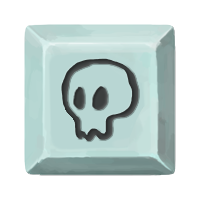
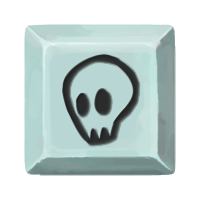
Layered file, before and after one edit (200×200). Changes by layer:
painted on "Layer 4" over [60, 53, 140, 147]
